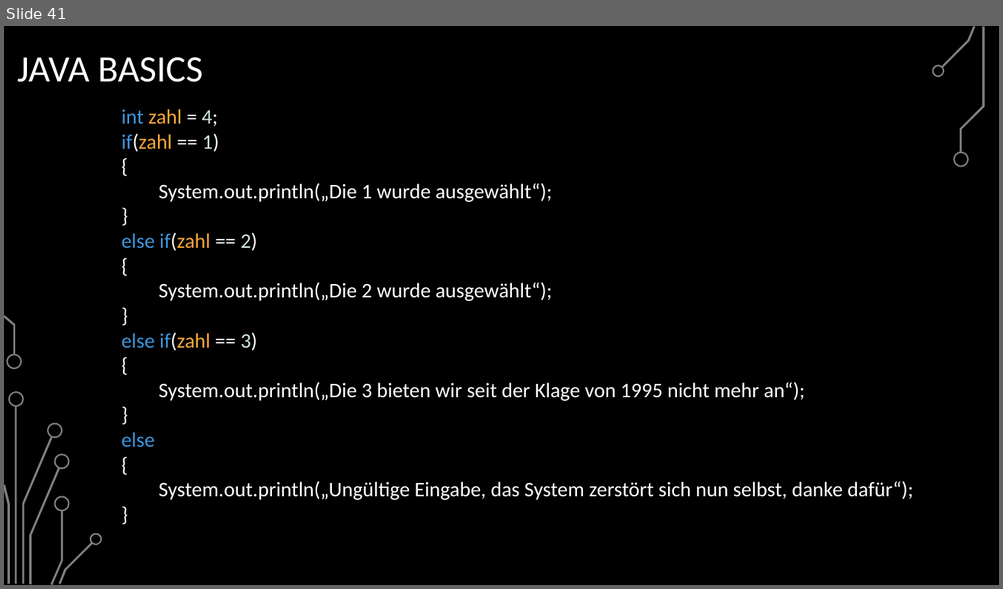
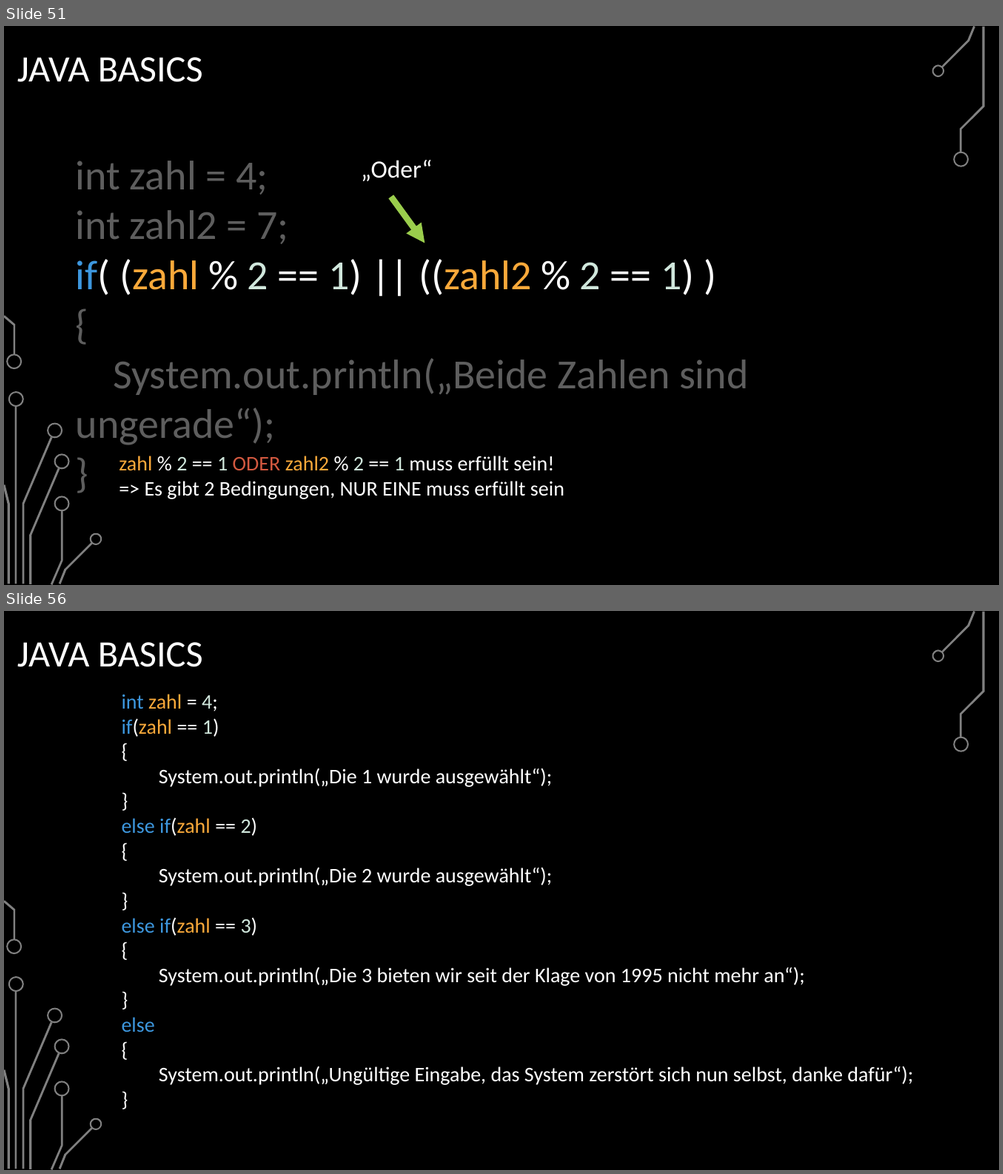
Before and after one commit to BelmontR/Java-Tutorial-Course, a slide deck: Java Grundkurs.pptx. Shown one above the other, each under a label of ours: slide 41 before the commit, slides 51 and 56 after it; the slides between them are not shown. The pictures are 1003x589 and 1003x1174 pixels, drawn with LibreOffice and Linux fonts; fonts in the diff are those of the drawing; background and template pictures are left out. Boxes give left, top, right and bottom in pixels: in the first picture for what was removed or moved away, otherwise in the second. Text is boxed around its words. In the diff, an @@ line names an element or a change of style, - is before the commit and + after.

```diff
--- a/Java Grundkurs.pptx
+++ b/Java Grundkurs.pptx
@@ slide 51 added at [4,26,999,585], background picture (left out); not listed: 17 template elements that a slide beside it also shows @@
@@ title added at [17,57,203,82], 36 pt, text #FFFFFF @@
+JAVA BASICS
@@ text added at [76,161,748,446], 40 pt, text #5E5E5E @@
+int zahl = 4;
+int zahl2 = 7;
+if( (zahl % 2 == 1) || ((zahl2 % 2 == 1) )
+{
+System.out.println(„Beide Zahlen sind ungerade“);
+}
@@ text added at [361,160,432,181], 24 pt, text #FFFFFF @@
+„Oder“
@@ arrow added from (391, 197) to (425, 243), #9ACD4C 6 pt @@
@@ text added at [119,456,564,500], 20 pt, text #FFFFFF @@
+zahl % 2 == 1 ODER zahl2 % 2 == 1 muss erfüllt sein!
+=> Es gibt 2 Bedingungen, NUR EINE muss erfüllt sein
@@ what was slide 41 is now slide 56 @@
```
Also in this commit, not shown: 5 slides changed, 14 other slides added, 2 other files.
